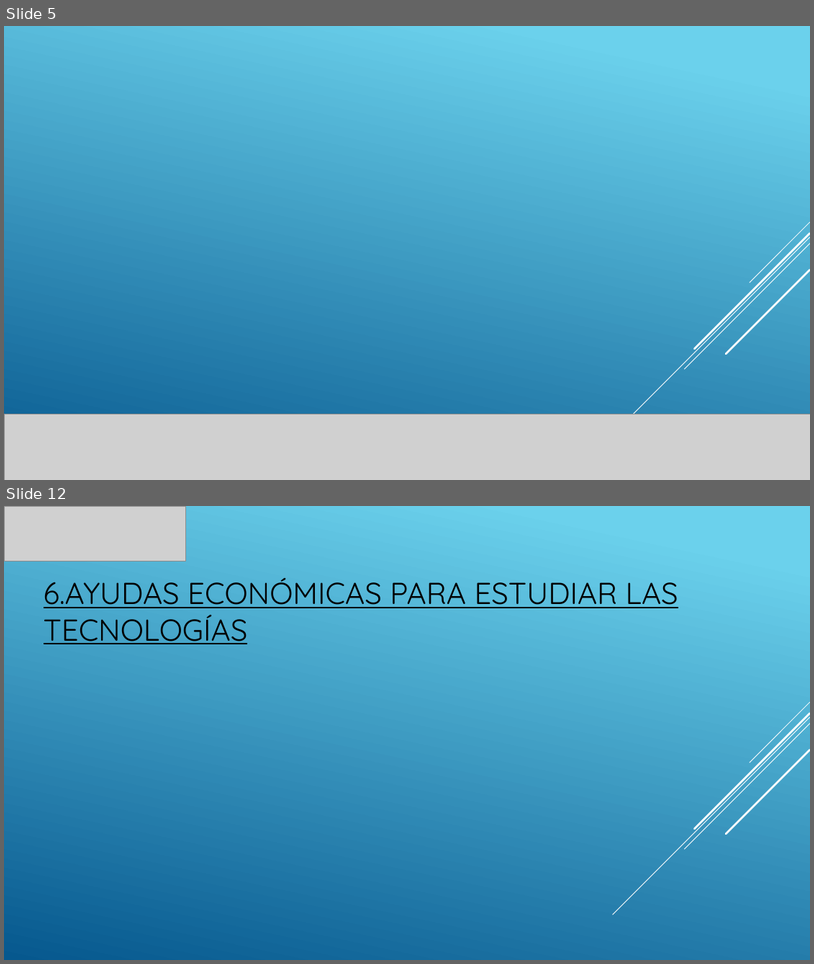
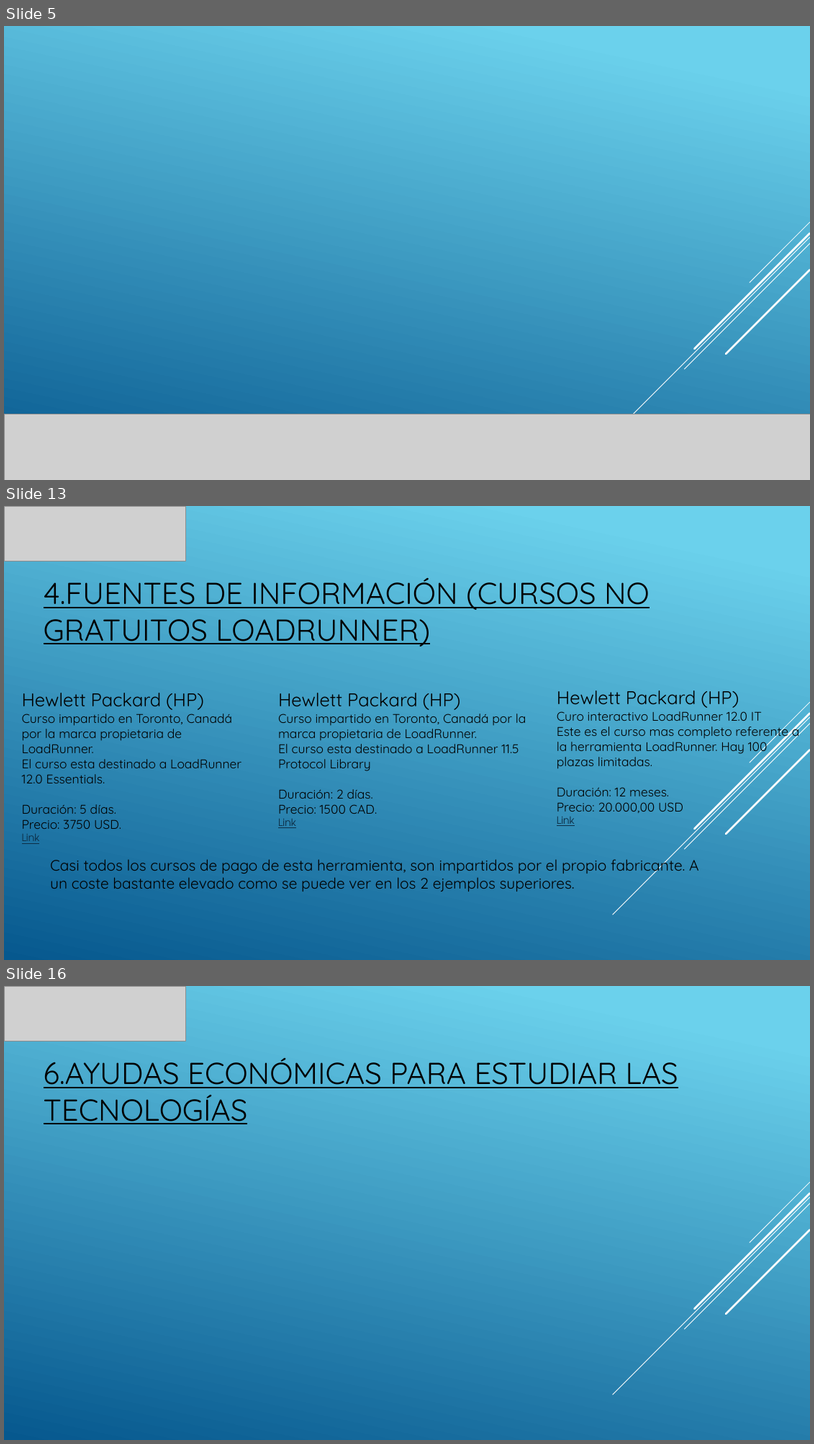
Before and after one commit to PedroISP/TG1, a slide deck: TG1_final.pptx. Shown one above the other, each under a label of ours: slides 5 and 12 before the commit, slides 5, 13 and 16 after it; the slides between them are not shown. The pictures are 814x964 and 814x1444 pixels, drawn with LibreOffice and Linux fonts; fonts in the diff are those of the drawing; grey boxes stand for pictures; background and template pictures are left out. Boxes give left, top, right and bottom in pixels: in the first picture for what was removed or moved away, otherwise in the second. Text is boxed around its words. In the diff, an @@ line names an element or a change of style, - is before the commit and + after.

```diff
--- a/TG1_final.pptx
+++ b/TG1_final.pptx
@@ slide 13 added at (x1=4, y1=506, x2=810, y2=960), background gradient #6ED2EB to #06588E; not listed: 5 template elements that a slide beside it also shows @@
@@ picture added at (x1=4, y1=506, x2=186, y2=561) @@
@@ title added at (x1=44, y1=578, x2=650, y2=646), 36 pt, text #000000, underline @@
+4.FUENTES DE INFORMACIÓN (CURSOS NO GRATUITOS LOADRUNNER)
@@ text added at (x1=22, y1=692, x2=242, y2=844), 15 pt, text #000000 @@
+Hewlett Packard (HP)
+Curso impartido en Toronto, Canadá por la marca propietaria de LoadRunner.
+El curso esta destinado a LoadRunner 12.0 Essentials.
+Duración: 5 días.
+Precio: 3750 USD.
+Link
@@ text added at (x1=278, y1=692, x2=527, y2=828), 15 pt, text #000000 @@
+Hewlett Packard (HP)
+Curso impartido en Toronto, Canadá por la marca propietaria de LoadRunner.
+El curso esta destinado a LoadRunner 11.5 Protocol Library
+Duración: 2 días.
+Precio: 1500 CAD.
+Link
@@ text added at (x1=557, y1=690, x2=800, y2=826), 15 pt, text #000000 @@
+Hewlett Packard (HP)
+Curo interactivo LoadRunner 12.0 IT
+Este es el curso mas completo referente a la herramienta LoadRunner. Hay 100 plazas limitadas.
+Duración: 12 meses.
+Precio: 20.000,00 USD
+Link
@@ text added at (x1=50, y1=854, x2=700, y2=891), 18 pt, text #000000 @@
+Casi todos los cursos de pago de esta herramienta, son impartidos por el propio fabricante. A un coste bastante elevado como se puede ver en los 2 ejemplos superiores.
@@ what was slide 12 is now slide 16 @@
```
Also in this commit, not shown: 8 slides changed, 3 other slides added, 1 other file.
